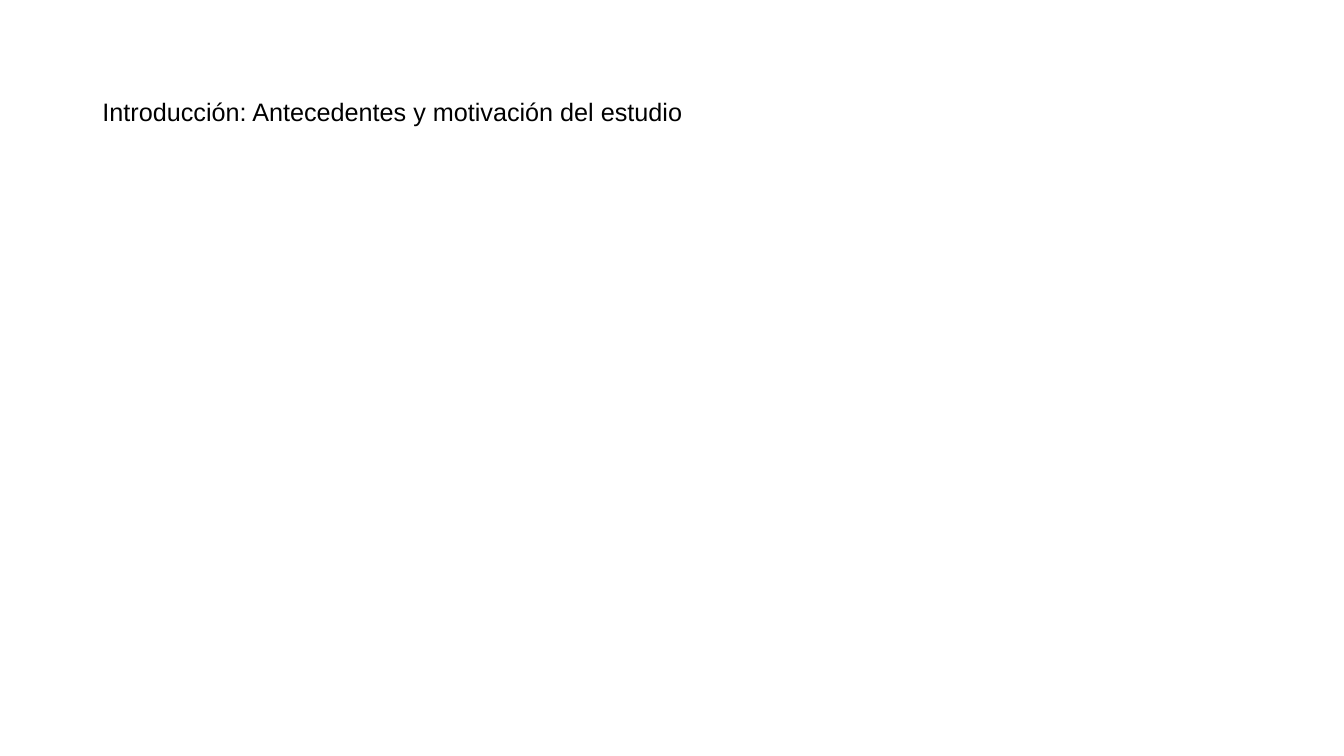
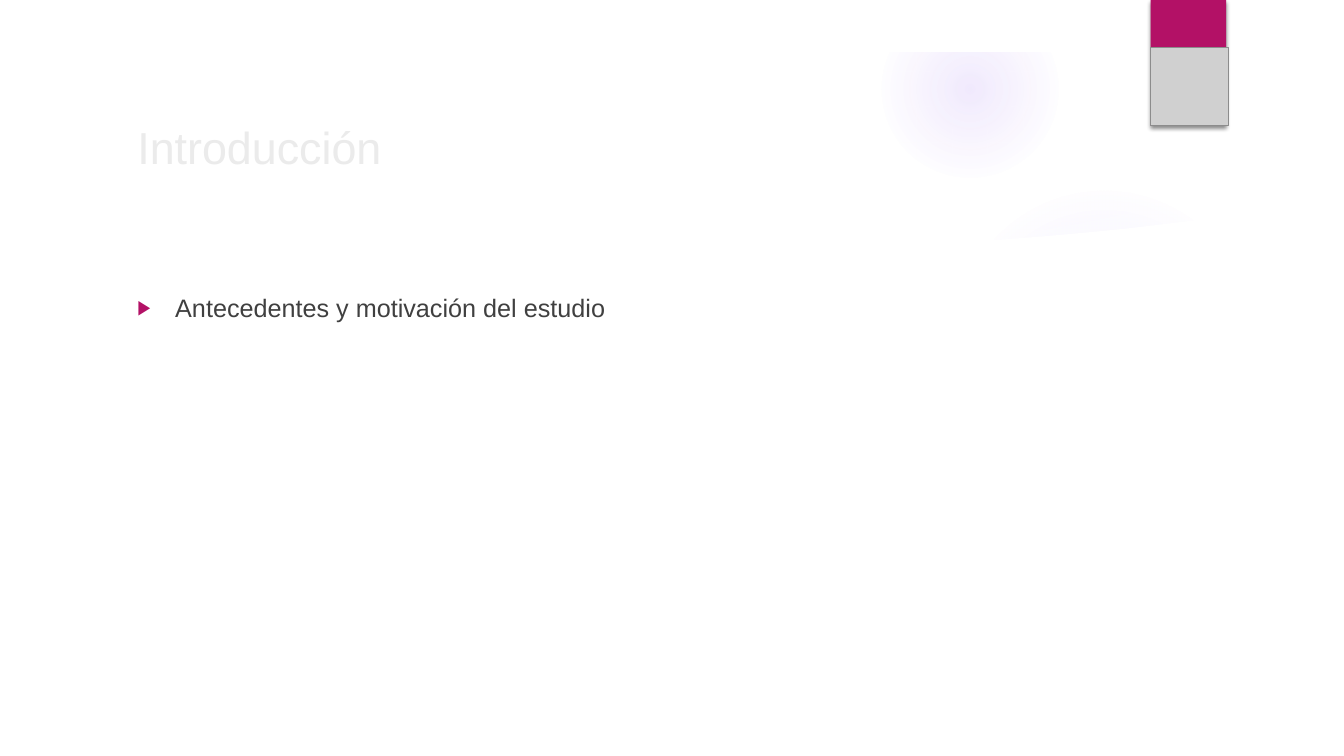
Before and after one commit to AlejandroMunozA/Trabajo_BigData, a slide deck: slide 2 of Trabajo_BigData.pptx. Drawn at 1344x756 pixels with LibreOffice and Linux fonts; fonts in the diff are those of the drawing; grey boxes stand for pictures; background and template pictures are left out. Boxes give left, top, right and bottom in pixels: in the first picture for what was removed or moved away, otherwise in the second. Text is boxed around its words. In the diff, an @@ line names an element or a change of style, - is before the commit and + after.

```diff
--- a/Trabajo_BigData.pptx
+++ b/Trabajo_BigData.pptx
@@ group added at box(0, 0, 1344, 756): 3 ellipses, 2 freeform shapes @@
@@ rectangle added at box(1150, 0, 1226, 126), fill #B31166 @@
@@ picture added at box(1150, 47, 1228, 125) @@
@@ title at box(102, 102, 682, 127): text changed; size 18 to 32 pt; text colour #000000 to #EBEBEB @@
-Introducción: Antecedentes y motivación del estudio
+Introducción
@@ text added at box(175, 298, 605, 322), 18 pt, text #404040 @@
+▶ Antecedentes y motivación del estudio
```
Also in this commit, not shown: 5 other slides changed, 4 slides added, 4 slides removed, 2 other files.
